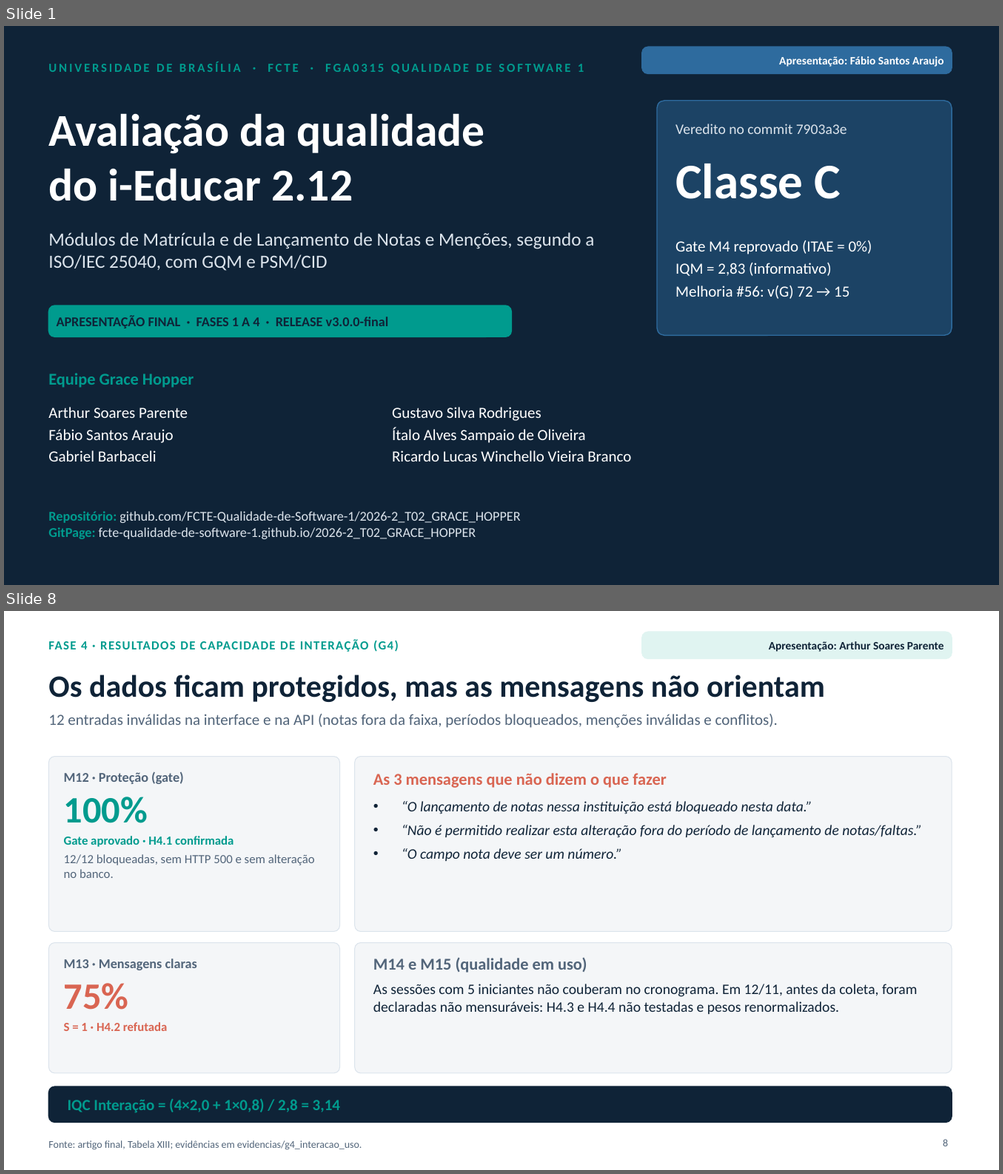
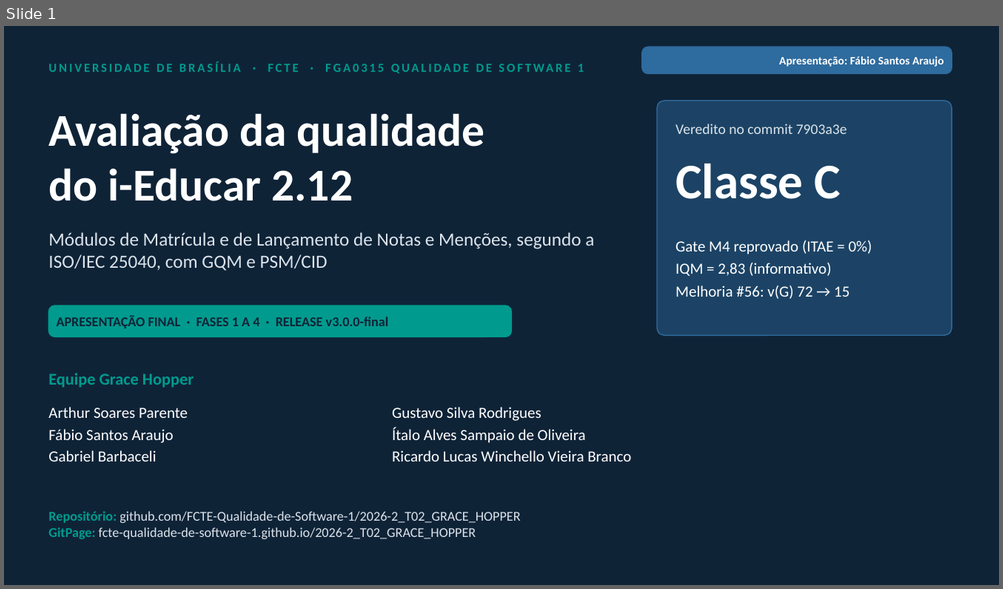
Before and after one commit to FCTE-Qualidade-de-Software-1/2026-2_T02_GRACE_HOPPER, a slide deck: docs/apresentacao_final.pptx. Shown one above the other, each under a label of ours: slides 1 and 8 before the commit, slide 1 after it; the slides between them are not shown. The pictures are 1003x1174 and 1003x589 pixels, drawn with LibreOffice and Linux fonts; fonts in the diff are those of the drawing. Boxes give left, top, right and bottom in pixels: in the first picture for what was removed or moved away, otherwise in the second. Text is boxed around its words. In the diff, an @@ line names an element or a change of style, - is before the commit and + after.

```diff
--- a/docs/apresentacao_final.pptx
+++ b/docs/apresentacao_final.pptx
@@ slide 8 removed at (x1=4, y1=611, x2=999, y2=1170), background #FFFFFF @@
@@ rounded rectangle removed at (x1=642, y1=632, x2=951, y2=659) @@
@@ text removed at (x1=48, y1=639, x2=398, y2=652) @@
-FASE 4 · RESULTADOS DE CAPACIDADE DE INTERAÇÃO (G4)
@@ text removed at (x1=768, y1=641, x2=944, y2=652) @@
-Apresentação: Arthur Soares Parente
@@ title removed at (x1=48, y1=675, x2=825, y2=702) @@
-Os dados ficam protegidos, mas as mensagens não orientam
@@ text removed at (x1=48, y1=714, x2=777, y2=728) @@
-12 entradas inválidas na interface e na API (notas fora da faixa, períodos bloqueados, menções inválidas e conflitos).
@@ rounded rectangle removed at (x1=48, y1=757, x2=340, y2=932) @@
@@ rounded rectangle removed at (x1=355, y1=757, x2=951, y2=932) @@
@@ text removed at (x1=64, y1=772, x2=184, y2=784) @@
-M12 · Proteção (gate)
@@ text removed at (x1=373, y1=773, x2=666, y2=788) @@
-As 3 mensagens que não dizem o que fazer
@@ text removed at (x1=64, y1=797, x2=148, y2=823) @@
-100%
@@ text removed at (x1=401, y1=801, x2=922, y2=861) @@
-• “O lançamento de notas nessa instituição está bloqueado nesta data.”
-• “Não é permitido realizar esta alteração fora do período de lançamento de notas/faltas.”
-• “O campo nota deve ser um número.”
@@ text removed at (x1=64, y1=836, x2=233, y2=847) @@
-Gate aprovado · H4.1 confirmada
@@ text removed at (x1=64, y1=854, x2=315, y2=878) @@
-12/12 bloqueadas, sem HTTP 500 e sem alteração no banco.
@@ rounded rectangle removed at (x1=48, y1=943, x2=340, y2=1073) @@
@@ rounded rectangle removed at (x1=355, y1=943, x2=951, y2=1073) @@
@@ text removed at (x1=64, y1=959, x2=197, y2=971) @@
-M13 · Mensagens claras
@@ text removed at (x1=373, y1=958, x2=587, y2=973) @@
-M14 e M15 (qualidade em uso)
@@ text removed at (x1=64, y1=983, x2=129, y2=1010) @@
-75%
@@ text removed at (x1=373, y1=984, x2=916, y2=1014) @@
-As sessões com 5 iniciantes não couberam no cronograma. Em 12/11, antes da coleta, foram declaradas não mensuráveis: H4.3 e H4.4 não testadas e pesos renormalizados.
@@ text removed at (x1=64, y1=1022, x2=168, y2=1031) @@
-S = 1 · H4.2 refutada
@@ rounded rectangle removed at (x1=48, y1=1087, x2=951, y2=1123) @@
@@ text removed at (x1=68, y1=1099, x2=340, y2=1113) @@
-IQC Interação = (4×2,0 + 1×0,8) / 2,8 = 3,14
@@ text removed at (x1=48, y1=1141, x2=361, y2=1150) @@
-Fonte: artigo final, Tabela XIII; evidências em evidencias/g4_interacao_uso.
@@ page number removed at (x1=942, y1=1139, x2=948, y2=1147) @@
-8
```
Also in this commit, not shown: 5 slides changed, 6 slides added, 9 other slides removed, 3 other files.
